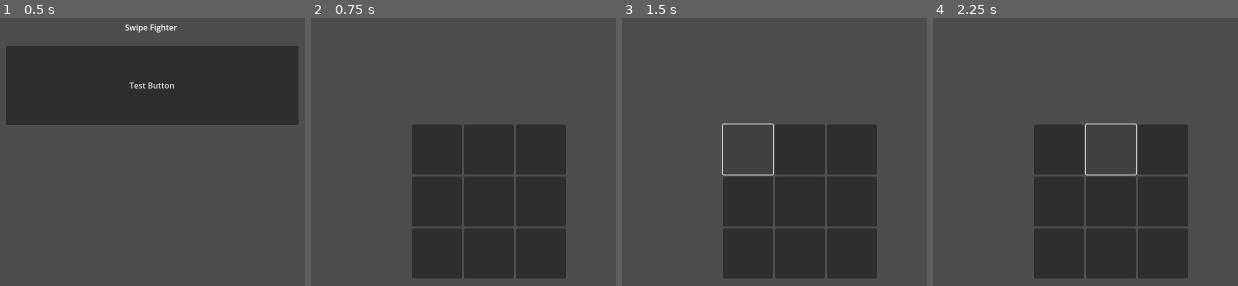
Above: before the commit, frames 1-4 (left to right).
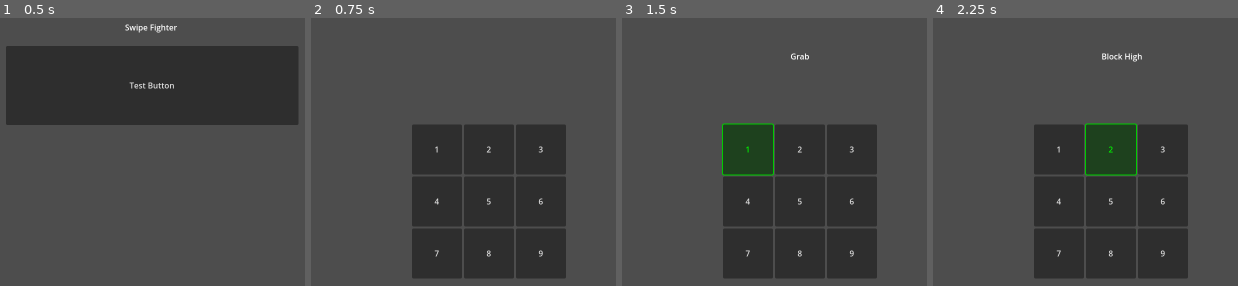
Above: after the commit, the same moments.

Repository: jarednpress/SwipeFighter
Game: Godot game, scene res://scenes/Main.tscn
Two runs of this game, one before a commit and one after it. Both use one fixed random seed, a clock stepped at 60 frames per second and the inputs below.
Inputs (mouse positions are in pixels of both pictures, inside the frame that each line leads up to):
- Up to frame 1 (0.5 s): no input
- Up to frame 2 (0.75 s): click "Test Button" at 0.5 s
- Up to frame 3 (1.5 s): click (747, 149) at 1.25 s
- Up to frame 4 (2.25 s): click (1109, 149) at 2 s

Frame 1 is identical in both runs. In frame 2, 0.2% of the frame differs, in the area x 40-77%, y 47-90%; in frame 3, 3.7%; in frame 4, 3.8%, in the area x 40-77%, y 13-90%.

Commit message:
demo swiper

Diff:
--- a/scenes/GameScreen.tscn
+++ b/scenes/GameScreen.tscn
@@ -20,37 +20,53 @@
 columns = 3
 
 [node name="Dot1" type="Button" parent="GridContainer"]
-custom_minimum_size = Vector2(100, 100)
+custom_minimum_size = Vector2(20, 20)
 layout_mode = 2
+text = "1"
 
 [node name="Dot2" type="Button" parent="GridContainer"]
 custom_minimum_size = Vector2(100, 100)
 layout_mode = 2
+text = "2"
 
 [node name="Dot3" type="Button" parent="GridContainer"]
 custom_minimum_size = Vector2(100, 100)
 layout_mode = 2
+text = "3"
 
 [node name="Dot4" type="Button" parent="GridContainer"]
 custom_minimum_size = Vector2(100, 100)
 layout_mode = 2
+text = "4"
 
 [node name="Dot5" type="Button" parent="GridContainer"]
 custom_minimum_size = Vector2(100, 100)
 layout_mode = 2
+text = "5"
 
 [node name="Dot6" type="Button" parent="GridContainer"]
 custom_minimum_size = Vector2(100, 100)
 layout_mode = 2
+text = "6"
 
 [node name="Dot7" type="Button" parent="GridContainer"]
 custom_minimum_size = Vector2(100, 100)
 layout_mode = 2
+text = "7"
 
 [node name="Dot8" type="Button" parent="GridContainer"]
 custom_minimum_size = Vector2(100, 100)
 layout_mode = 2
+text = "8"
 
 [node name="Dot9" type="Button" parent="GridContainer"]
 custom_minimum_size = Vector2(100, 100)
 layout_mode = 2
+text = "9"
+
+[node name="Label" type="Label" parent="."]
+layout_mode = 0
+offset_left = 135.0
+offset_top = -148.0
+offset_right = 185.0
+offset_bottom = -125.0
--- a/scripts/GameScreen.gd
+++ b/scripts/GameScreen.gd
@@ -1,11 +1,77 @@
 extends Control
 
+var pattern = []
+var is_dragging = false
 
-# Called when the node enters the scene tree for the first time.
+# Dictionary mapping valid patterns to their respective actions
+var valid_patterns = {
+	[1]: "Grab",
+	[2]: "Block High",
+	[3]: "Punch",
+	[4]: "Move Left",
+	[5]: "Block",
+	[6]: "Move Right",
+	[7]: "Special",
+	[8]: "Block Low",
+	[9]: "Kick",
+	[5, 2]: "Jump",
+	[9, 6, 3, 2, 1, 4, 7]: "Overhead Kick"
+}
+
 func _ready():
-	print("GAME SCREEN REACHED")
+	for i in range(1, 10):
+		$GridContainer.get_node("Dot" + str(i)).connect("pressed", Callable(self, "_on_Dot_pressed"), i)
 
+# Handle mouse input for dragging between dots
+func _input(event):
+	if event is InputEventMouseButton:
+		if event.button_index == MOUSE_BUTTON_LEFT:
+			if event.pressed:
+				is_dragging = true
+				_check_dot(event.position)
+			else:
+				is_dragging = false
+				_check_pattern()
 
-# Called every frame. 'delta' is the elapsed time since the previous frame.
-func _process(delta):
-	pass
+	elif event is InputEventMouseMotion and is_dragging:
+		_check_dot(event.position)
+
+# Check if the mouse is on a dot
+func _check_dot(position):
+	for i in range(1, 10):
+		var dot = $GridContainer.get_node("Dot" + str(i))
+		if dot.get_global_rect().has_point(position) and i not in pattern:
+			pattern.append(i)
+			dot.modulate = Color(1, 1, 0)  # Change color to indicate it's part of the pattern
+
+func _on_Dot_pressed(dot_id):
+	if dot_id not in pattern:
+		pattern.append(dot_id)
+	if len(pattern) == 1:  # Check if it's a single dot action
+		_perform_action(dot_id)
+
+func _perform_action(dot_id):
+	if [dot_id] in valid_patterns:
+		$Label.text = valid_patterns[[dot_id]]  # Display the action command
+		_flash_selected_dots([dot_id], Color(0, 1, 0))  # Flash the selected dot green
+		_reset_dots()
+
+func _check_pattern():
+	if pattern in valid_patterns:
+		$Label.text = valid_patterns[pattern]  # Display the action command
+		_flash_selected_dots(pattern, Color(0, 1, 0))  # Flash the selected dots green
+	else:
+		$Label.text = "Incorrect Pattern"
+		_flash_selected_dots(pattern, Color(1, 0, 0))  # Flash the selected dots red for incorrect pattern
+	pattern.clear()
+
+func _flash_selected_dots(dots, color):
+	for dot_id in dots:
+		$GridContainer.get_node("Dot" + str(dot_id)).modulate = color
+	await get_tree().create_timer(0.5).timeout  # Flash duration
+	_reset_dots()
+
+func _reset_dots():
+	for i in range(1, 10):
+		$GridContainer.get_node("Dot" + str(i)).modulate = Color(1, 1, 1)  # Reset color
+	pattern.clear()  # Clear the pattern after resetting the dots
